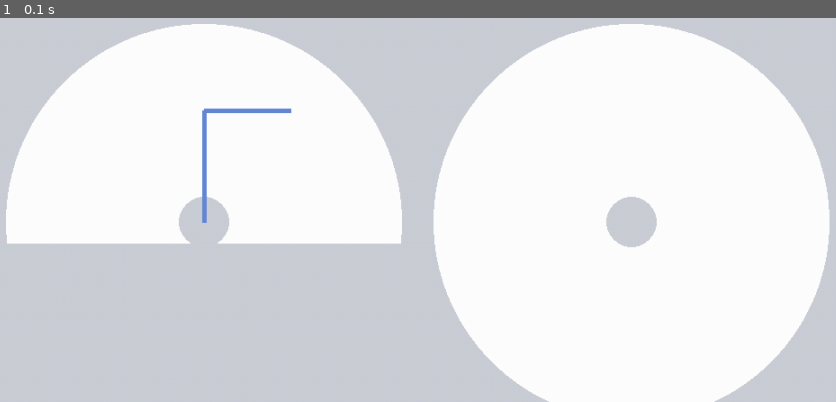
Above: before the commit, frame 1.
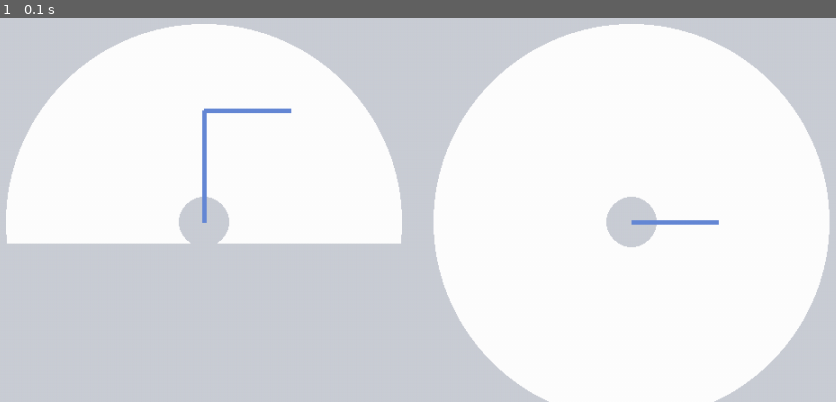
Above: after the commit, the same moment.

Repository: abackes19/ink
Game: pygame game, started from pygame-ik4.py
Same seed, same stepped clock (60 frames per second), same inputs: the game is played once before the commit and once after it.
Inputs:
- Up to frame 1 (0.1 s): no input

The runs differ from the first frame. In frame 1, 0.1% of the frame differs, in the area x 75-87%, y 52-54%.

Commit message:
maybe better?

Diff:
--- a/pygame-ik4.py
+++ b/pygame-ik4.py
@@ -118,10 +118,11 @@
         # draw line
         pygame.draw.lines(screen, blue, False, [[originx,originy], [xe, ye], [xo, yo]], 5) # sideview
         pxe = xe - originx + toriginx
+        pxo = xo - originx + toriginx
         print(pxe)
 #        pygame.draw.line(screen, blue, [toriginx,toriginz], [toriginx + d_one, toriginz + d_two], 5) # not sure what this was
-#        pygame.draw.line(screen, blue, [toriginx, toriginz], [(xo + toriginx), (toriginz - z)], 5)
-#        pygame.draw.line(screen, green, [toriginx, toriginz], [(xe - originx + toriginx), (ze)], 5)
+        pygame.draw.line(screen, blue, (toriginx, toriginz), [(pxo), (toriginz - z)], 5)
+#        pygame.draw.line(screen, green, [(toriginx, toriginz), [(pxe), (ze)]], 5)
 
     else: # out of range so stay
         pygame.draw.lines(screen, pink, False, [[originx,originy], [xe, ye], [xo, yo]], 5)
